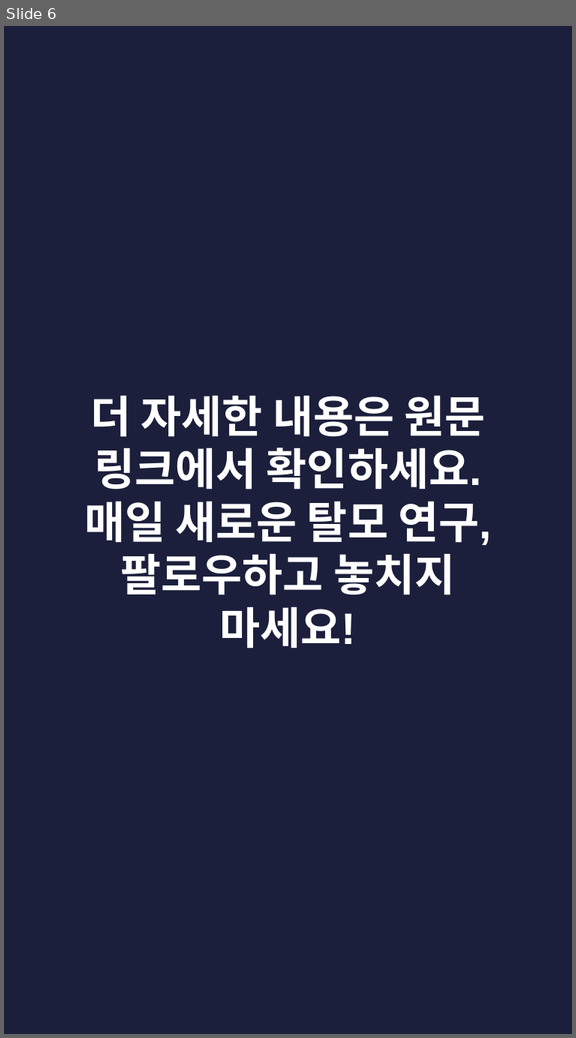
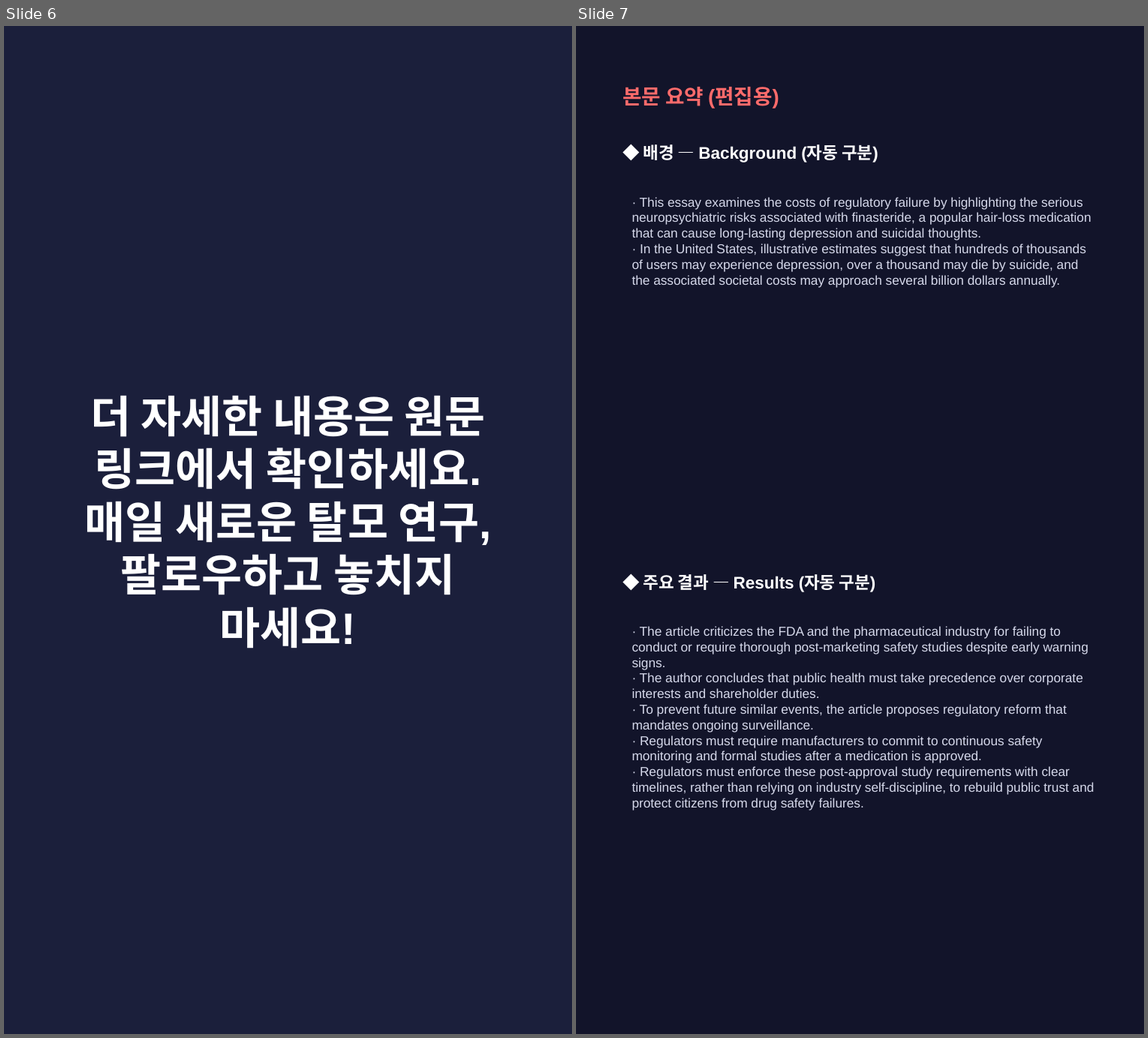
Before and after one commit to hyokang2010-BJ-ANTH/product-builder-test, a slide deck: pwa/data/latest/slides.pptx. Shown side by side, each under a label of ours: slide 6 before the commit, slides 6 and 7 after it. The pictures are 576x1038 and 1148x1038 pixels, drawn with LibreOffice and Linux fonts; fonts in the diff are those of the drawing. Boxes give left, top, right and bottom in pixels: in the first picture for what was removed or moved away, otherwise in the second. Text is boxed around its words. In the diff, an @@ line names an element or a change of style, - is before the commit and + after.

```diff
--- a/pwa/data/latest/slides.pptx
+++ b/pwa/data/latest/slides.pptx
@@ slide 7 added at box(576, 26, 1144, 1034), background #12142A @@
@@ text added at box(622, 87, 779, 108), 16 pt, text #FF6B6B, bold @@
+본문 요약 (편집용)
@@ text added at box(644, 144, 878, 162), 13 pt, text #FFFFFF, bold @@
+◆ 배경 — Background (자동 구분)
@@ text added at box(632, 197, 1090, 287), 10 pt, text #D5D8EA @@
+· This essay examines the costs of regulatory failure by highlighting the serious neuropsychiatric risks associated with finasteride, a popular hair-loss medication that can cause long-lasting depression and suicidal thoughts.
+· In the United States, illustrative estimates suggest that hundreds of thousands of users may experience depression, over a thousand may die by suicide, and the associated societal costs may approach several billion dollars annually.
@@ text added at box(644, 574, 876, 592), 13 pt, text #FFFFFF, bold @@
+◆ 주요 결과 — Results (자동 구분)
@@ text added at box(632, 626, 1094, 810), 10 pt, text #D5D8EA @@
+· The article criticizes the FDA and the pharmaceutical industry for failing to conduct or require thorough post-marketing safety studies despite early warning signs.
+· The author concludes that public health must take precedence over corporate interests and shareholder duties.
+· To prevent future similar events, the article proposes regulatory reform that mandates ongoing surveillance.
+· Regulators must require manufacturers to commit to continuous safety monitoring and formal studies after a medication is approved.
+· Regulators must enforce these post-approval study requirements with clear timelines, rather than relying on industry self-discipline, to rebuild public trust and protect citizens from drug safety failures.
```
Also in this commit, not shown: 2 slides changed, 3 other slides added, 5 slides removed, 26 other files.
